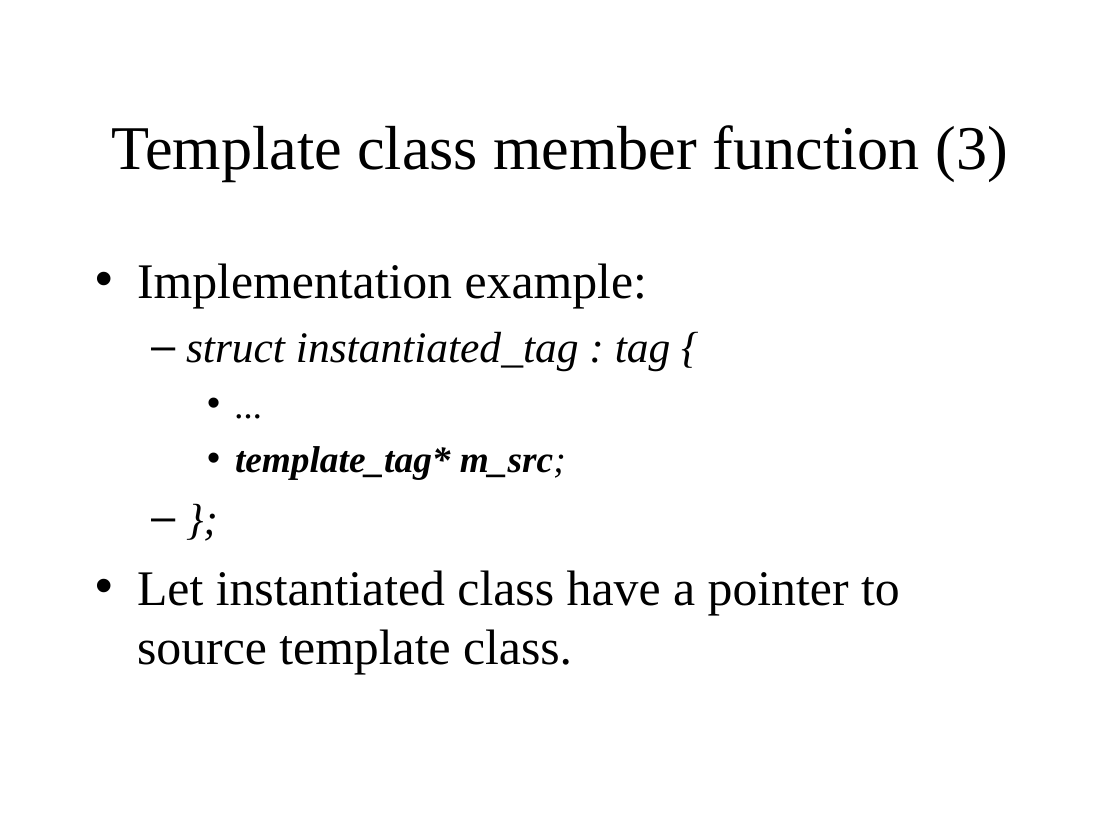
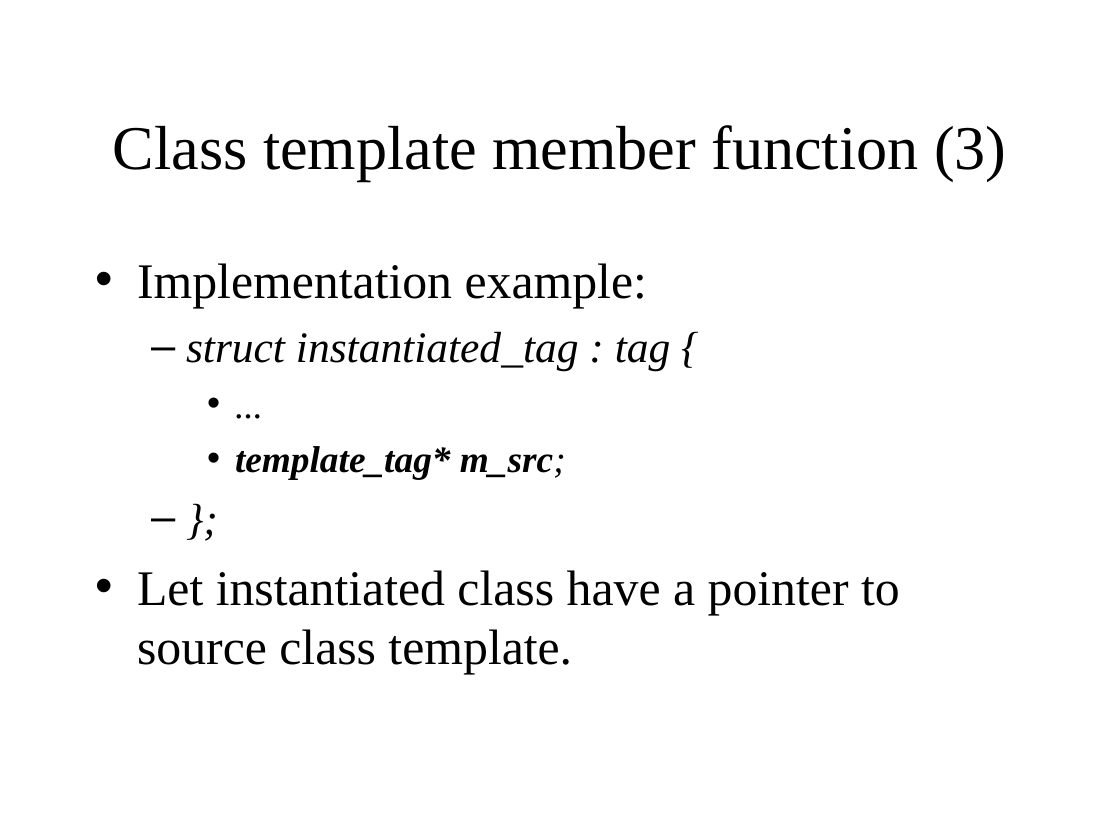
Before and after one commit to KeiHasegawa/cxx_doc, a slide deck: slide 8 of 14_template_parse_e.ppt. Drawn at 1120x840 pixels with LibreOffice and Linux fonts; fonts in the diff are those of the drawing. Boxes give left, top, right and bottom in pixels: in the first picture for what was removed or moved away, otherwise in the second. Text is boxed around its words. In the diff, an @@ line names an element or a change of style, - is before the commit and + after.

```diff
--- a/14_template_parse_e.ppt
+++ b/14_template_parse_e.ppt
@@ title at box(113, 125, 1006, 181): text changed @@
-Template class member function (3)
+Class template member function (3)
@@ text at box(137, 570, 900, 674): text changed @@
-• Let instantiated class have a pointer to source template class.
+• Let instantiated class have a pointer to source class template.
```
Also in this commit, not shown: 4 other slides changed, 9 other files.
